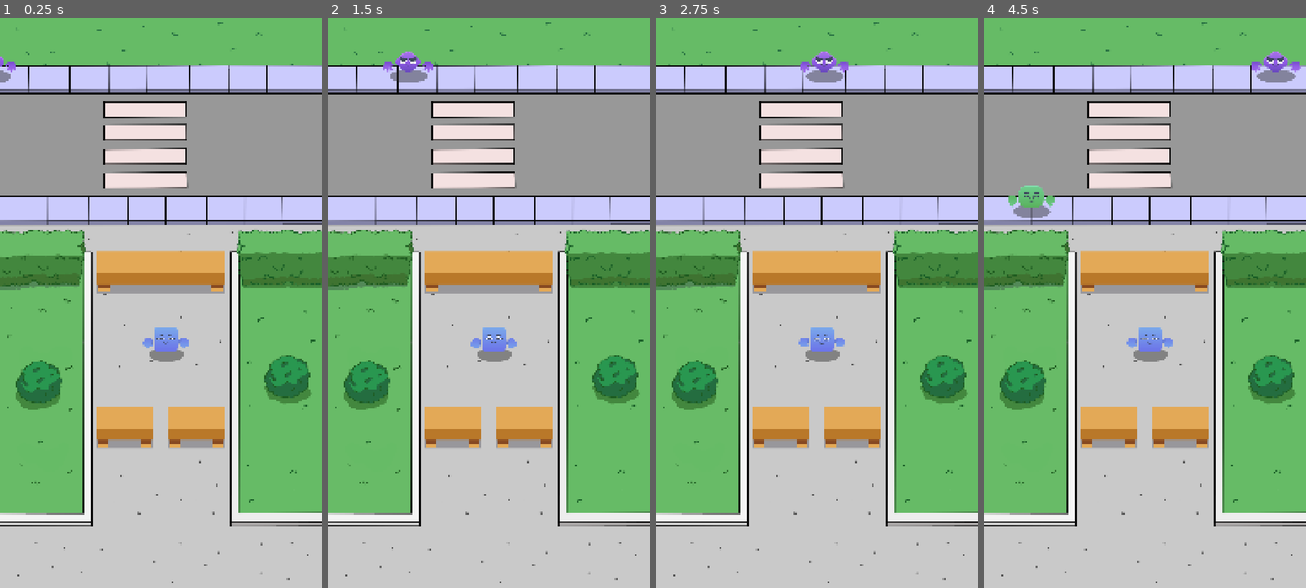
Above: before the commit, frames 1-4 (left to right).
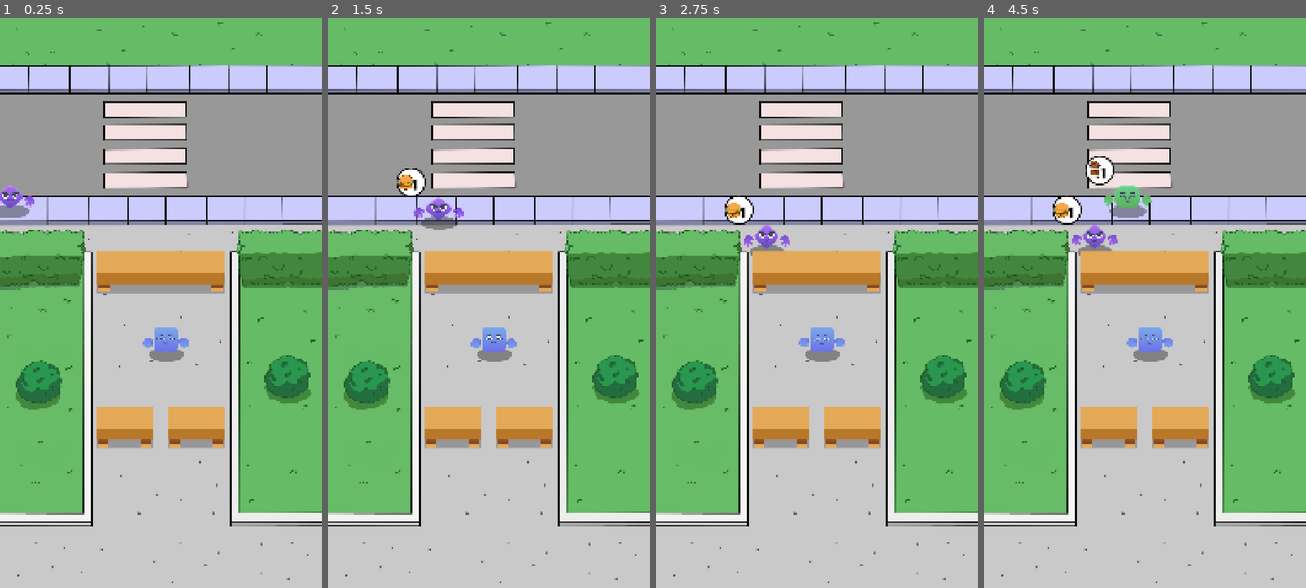
Above: after the commit, the same moments.

Repository: Thioalejo/IdleTycoon
Game: Godot game, scene res://scenes/game/game.tscn
Two runs of this game, one before a commit and one after it. Both use one fixed random seed, a clock stepped at 60 frames per second and the inputs below.
Inputs:
- Up to frame 1 (0.25 s): no input
- Up to frame 2 (1.5 s): no input
- Up to frame 3 (2.75 s): no input
- Up to frame 4 (4.5 s): no input

The runs differ from the first frame. In frame 1, 0.5% of the frame differs, in the area x 0-11%, y 6-36%; in frame 2, 1.3%; in frame 3, 1.2%; in frame 4, 2.7%, in the area x 7-99%, y 5-42%.

Commit message:
Se crea mecanica para mover el custimer a counter

Diff:
--- /dev/null
+++ b/autoloads/game_manager.gd
@@ -0,0 +1,8 @@
+extends Node
+
+@export var coffee: Item
+@export var burger: Item
+
+func get_random_item()-> Item:
+	var items: Array = [coffee, burger]
+	return items.pick_random()
--- /dev/null
+++ b/autoloads/game_manager.tscn
@@ -0,0 +1,10 @@
+[gd_scene load_steps=4 format=3 uid="uid://d3kasqwop0tuv"]
+
+[ext_resource type="Script" uid="uid://dyqk7q2ls812g" path="res://autoloads/game_manager.gd" id="1_3ovu6"]
+[ext_resource type="Resource" uid="uid://bm30ikfrbivbd" path="res://data/item_coffe.tres" id="2_es8io"]
+[ext_resource type="Resource" uid="uid://bv5ir3qhnbosp" path="res://data/item_burger.tres" id="3_qaqf1"]
+
+[node name="GameManager" type="Node"]
+script = ExtResource("1_3ovu6")
+coffee = ExtResource("2_es8io")
+burger = ExtResource("3_qaqf1")
--- /dev/null
+++ b/data/item.gd
@@ -0,0 +1,29 @@
+extends Resource
+
+class_name Item
+
+enum  ItemType{
+	Coffe,
+	Burger
+}
+
+@export var id: String
+@export var type: ItemType
+@export var sprite: Texture2D
+
+@export_group("Cook")
+@export var cook_time := 10.0
+@export var cook_time_reduce_perc := 0.5
+
+@export_group("Upgrade")
+@export var upgrade_cost := 3.0
+@export var upgrade_multi := 1.3
+
+@export_group("Profit")
+@export var profit := 4.0
+@export var profit_multi := 1.2
+
+@export_group("Level")
+@export var max_level := 75
+
+var current_level := 0
--- /dev/null
+++ b/data/item_burger.tres
@@ -0,0 +1,18 @@
+[gd_resource type="Resource" script_class="Item" load_steps=3 format=3 uid="uid://bv5ir3qhnbosp"]
+
+[ext_resource type="Script" uid="uid://dfrd7efcota7l" path="res://data/item.gd" id="1_vjyhh"]
+[ext_resource type="Texture2D" uid="uid://bu3emprlo13yj" path="res://Assets/Sprites/UI/Burger.png" id="2_72abt"]
+
+[resource]
+script = ExtResource("1_vjyhh")
+id = ""
+type = 1
+sprite = ExtResource("2_72abt")
+cook_time = 10.0
+cook_time_reduce_perc = 0.5
+upgrade_cost = 4.0
+upgrade_multi = 1.3
+profit = 5.0
+profit_multi = 1.2
+max_level = 75
+metadata/_custom_type_script = "uid://dfrd7efcota7l"
--- /dev/null
+++ b/data/item_coffe.tres
@@ -0,0 +1,18 @@
+[gd_resource type="Resource" script_class="Item" load_steps=3 format=3 uid="uid://bm30ikfrbivbd"]
+
+[ext_resource type="Script" uid="uid://dfrd7efcota7l" path="res://data/item.gd" id="1_qqmum"]
+[ext_resource type="Texture2D" uid="uid://n10lbbye572a" path="res://Assets/Sprites/UI/Coffee.png" id="2_4i07b"]
+
+[resource]
+script = ExtResource("1_qqmum")
+id = "Coffe"
+type = 0
+sprite = ExtResource("2_4i07b")
+cook_time = 6.0
+cook_time_reduce_perc = 0.8
+upgrade_cost = 3.0
+upgrade_multi = 1.3
+profit = 4.0
+profit_multi = 1.2
+max_level = 75
+metadata/_custom_type_script = "uid://dfrd7efcota7l"
--- a/project.godot
+++ b/project.godot
@@ -15,6 +15,10 @@
 config/features=PackedStringArray("4.4", "Mobile")
 config/icon="res://icon.svg"
 
+[autoload]
+
+GameManager="*res://autoloads/game_manager.tscn"
+
 [display]
 
 window/size/viewport_width=1080
@@ -22,7 +26,9 @@
 window/size/window_width_override=480
 window/size/window_height_override=854
 window/stretch/mode="canvas_items"
+window/handheld/orientation=1
 
 [rendering]
 
 renderer/rendering_method="mobile"
+textures/vram_compression/import_etc2_astc=true
--- a/scenes/customer/customer.gd
+++ b/scenes/customer/customer.gd
@@ -8,6 +8,22 @@
 @onready var hand_left: Sprite2D = %HandLeft
 @onready var hand_righ: Sprite2D = %HandRigh
 @onready var animation_player: AnimationPlayer = $AnimationPlayer
+@onready var item_box: Control = $ItemBox
+@onready var item_img: TextureRect = %ItemImg
+@onready var item_label: Label = %ItemLabel
+
+var request_item: Item
+var request_quantity: int
+var current_order_status: int
+
+var counter_pos: Vector2
+
+func init_custmer(item: Item, quantity: int) -> void:
+		request_item = item
+		request_quantity = quantity
+		current_order_status= quantity
+		show_request()
+
 
 func set_sprites(data: CuestomerData) -> void:
 	body.texture = data.body
@@ -15,5 +31,21 @@
 	hand_left.texture = data.hand
 	hand_righ.texture = data.hand
 
+func show_request() ->void:
+	item_box.show()
+	item_img.texture = request_item.sprite
+	item_label.text = str(request_quantity)
+
+
 func play_move_anim() -> void:
 	animation_player.play("move_animation")
+
+func move_to_counter()-> void:
+	play_move_anim()
+	var counter_top_pos:=Vector2(counter_pos.x, position.y)
+	var tween:= create_tween()
+	tween.tween_property(self,"position",counter_top_pos,1.0)
+	tween.tween_interval(0.2)
+	tween.tween_property(self,"position",counter_pos,1.0)
+	tween.tween_interval(0.5)
+	tween.finished.connect(func():animation_player.play("idle_animation"))
--- a/scenes/customer/customer.tscn
+++ b/scenes/customer/customer.tscn
@@ -28,6 +28,7 @@
 
 [node name="ItemBox" type="Control" parent="." index="2"]
 visible = false
+z_index = 1
 custom_minimum_size = Vector2(100, 100)
 layout_mode = 3
 anchors_preset = 0
--- /dev/null
+++ b/scenes/game/counter_manager.gd
@@ -0,0 +1,11 @@
+extends Node
+
+
+# Called when the node enters the scene tree for the first time.
+func _ready() -> void:
+	pass # Replace with function body.
+
+
+# Called every frame. 'delta' is the elapsed time since the previous frame.
+func _process(delta: float) -> void:
+	pass
--- a/scenes/game/game.tscn
+++ b/scenes/game/game.tscn
@@ -12,6 +12,7 @@
 [ext_resource type="Resource" uid="uid://b4y6aa6ot64dr" path="res://data/customer_red.tres" id="10_otnwt"]
 [ext_resource type="Resource" uid="uid://dvtm775xbp3rp" path="res://data/customer_yellow.tres" id="11_3xj4h"]
 [ext_resource type="PackedScene" uid="uid://bbkm7epkrfhnm" path="res://scenes/customer/customer.tscn" id="12_5jirj"]
+[ext_resource type="Script" uid="uid://cjrfwuo8arcd2" path="res://scenes/manager/counter_manager.gd" id="13_vaxfo"]
 
 [node name="Game" type="Node2D"]
 
@@ -20,6 +21,7 @@
 centered = false
 
 [node name="MainCounter" type="Sprite2D" parent="."]
+z_index = 1
 position = Vector2(537, 855)
 scale = Vector2(0.9, 0.9)
 texture = ExtResource("2_kelw5")
@@ -53,4 +55,21 @@
 wait_time = 3.5
 autostart = true
 
+[node name="CounterManager" type="Node" parent="." node_paths=PackedStringArray("counter_positions")]
+unique_name_in_owner = true
+script = ExtResource("13_vaxfo")
+counter_positions = [NodePath("Pos_0"), NodePath("Pos_1"), NodePath("Pos_2"), NodePath("Pos_3")]
+
+[node name="Pos_0" type="Marker2D" parent="CounterManager"]
+position = Vector2(370, 740)
+
+[node name="Pos_1" type="Marker2D" parent="CounterManager"]
+position = Vector2(480, 740)
+
+[node name="Pos_2" type="Marker2D" parent="CounterManager"]
+position = Vector2(590, 740)
+
+[node name="Pos_3" type="Marker2D" parent="CounterManager"]
+position = Vector2(700, 740)
+
 [connection signal="timeout" from="CustomerManager/SpawTimer" to="CustomerManager" method="_on_spaw_timer_timeout"]
--- /dev/null
+++ b/scenes/manager/counter_manager.gd
@@ -0,0 +1,35 @@
+extends Node
+
+class_name CounterManager
+
+@export var counter_positions: Array[Marker2D]
+
+var counter: Dictionary[int, Customer] = {
+	0: null,
+	1: null,
+	2: null,
+	3: null,
+}
+
+func get_free_index() -> int:
+	for key in counter:
+		if counter[key] == null:
+			return key
+	return -1
+
+func assign_customer(customer: Customer) -> void:
+	var index:= get_free_index()
+	if index == -1:
+		return
+	counter[index] = customer
+	var free_counter_pos: Vector2 = counter_positions[index].position
+	customer.counter_pos = free_counter_pos
+
+# Called when the node enters the scene tree for the first time.
+func _ready() -> void:
+	pass # Replace with function body.
+
+
+# Called every frame. 'delta' is the elapsed time since the previous frame.
+func _process(delta: float) -> void:
+	pass
--- a/scenes/manager/customer_manager.gd
+++ b/scenes/manager/customer_manager.gd
@@ -5,6 +5,7 @@
 @export var spawn_positions: Array[Marker2D]
 @export  var customer_sprites: Array[CuestomerData]
 @export var customer_scene: PackedScene
+@onready var counter_manager: CounterManager = %CounterManager
 
 func _ready() -> void:
 	spawn_customer()
@@ -17,13 +18,23 @@
 	var sprite_data: CuestomerData = customer_sprites.pick_random()
 	customer.set_sprites(sprite_data)
 
-	#Para instanciar cliente en uno  de los Marker aleatoriamente y hacer que se mueve
-	var random_start_pos: Marker2D = spawn_positions.pick_random()
-	customer.global_position = random_start_pos.position
-	customer.play_move_anim()
-	var tween: = create_tween()
-	tween.tween_property(customer, "position", customer.position + Vector2.RIGHT*1300, 5.5)
-	tween.finished.connect(func(): customer.queue_free())
+	#Get random Item and Quantity
+	var random_item: Item = GameManager.get_random_item()
+	var quantity: int = randi_range(1,3)
+	customer.init_custmer(random_item, quantity)
+
+	if counter_manager.get_free_index()!=-1:
+		customer.position = spawn_positions[1].position
+		counter_manager.assign_customer(customer)
+		customer.move_to_counter()
+	else:
+		#Para instanciar cliente en uno  de los Marker aleatoriamente y hacer que se mueve
+		var random_start_pos: Marker2D = spawn_positions.pick_random()
+		customer.global_position = random_start_pos.position
+		customer.play_move_anim()
+		var tween: = create_tween()
+		tween.tween_property(customer, "position", customer.position + Vector2.RIGHT*1300, 5.5)
+		tween.finished.connect(func(): customer.queue_free())
 
 
 func _on_spaw_timer_timeout() -> void:
Not shown, added: autoloads/game_manager.gd.uid
Not shown, added: data/item.gd.uid
Not shown, added: export_presets.cfg
Not shown, added: scenes/game/counter_manager.gd.uid
Not shown: 1 places in scenes/game/game.tscn that only renumber resources
Not shown, added: scenes/manager/counter_manager.gd.uid
